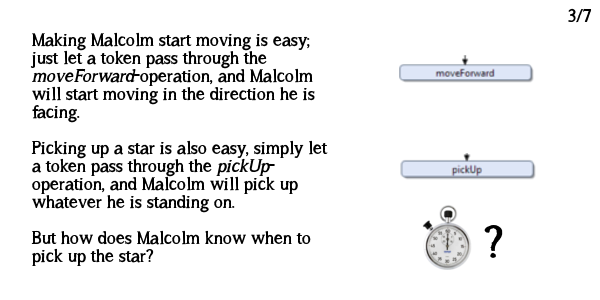
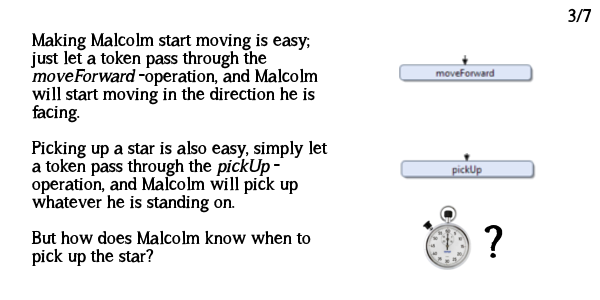
Two versions of the same layered image (600px x 300px). Layer-by-layer changes:
painted on "Making Malcolm start moving is..." over box(134, 68, 318, 167)
